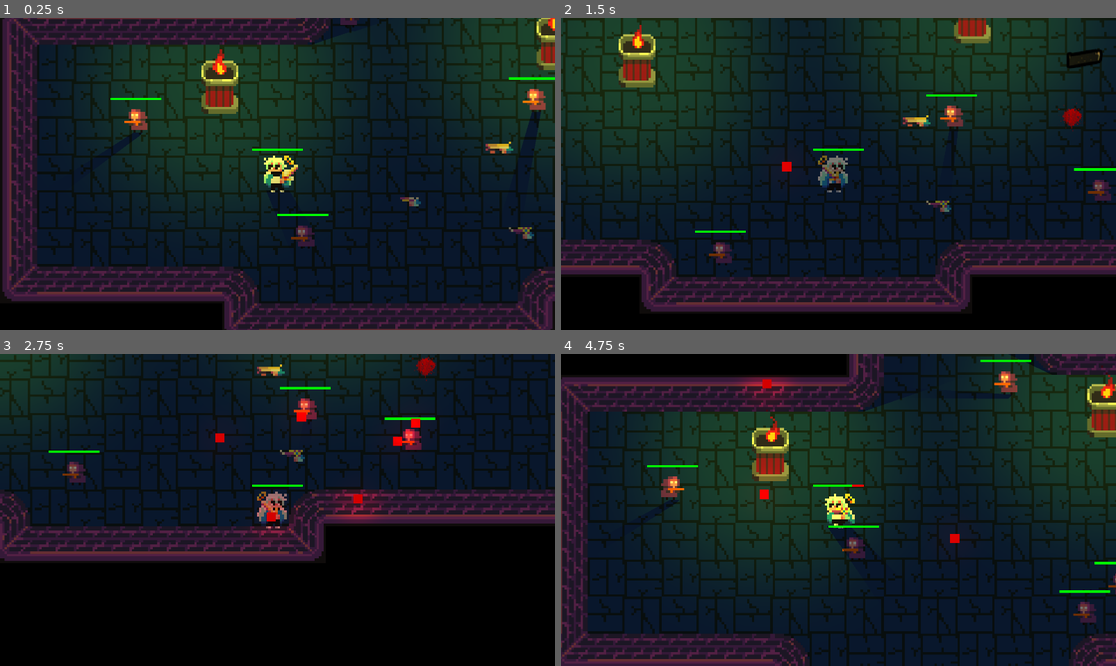
Above: before the commit, frames 1-4 (two rows, left to right).
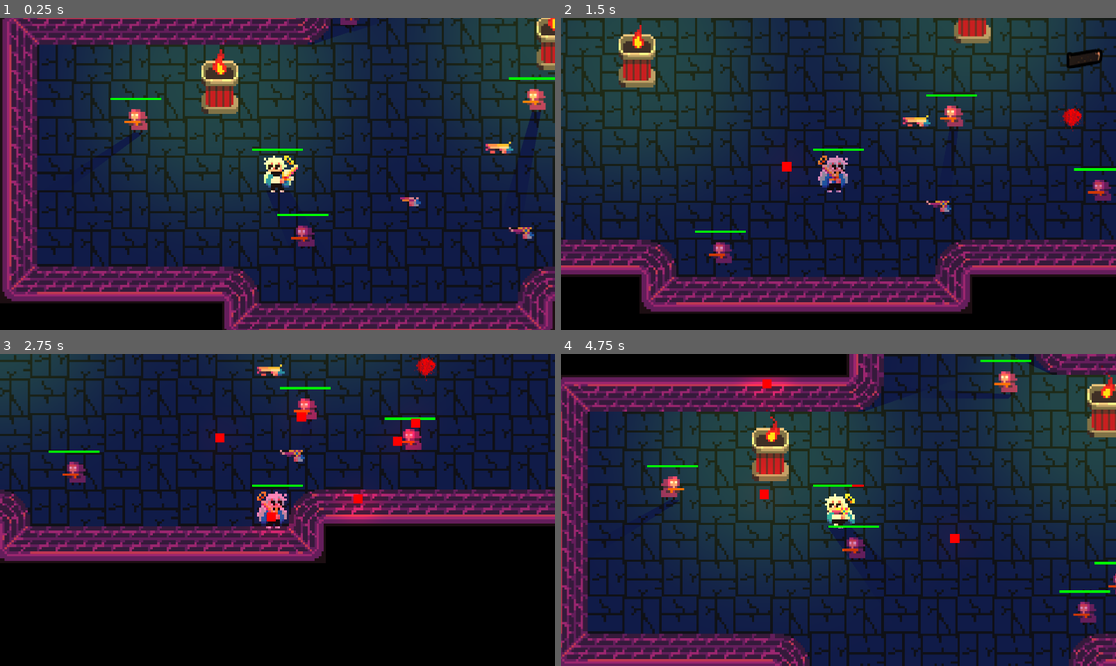
Above: after the commit, the same moments.

Repository: NielsOuvrard/TheShadowOfHeaven
Game: Godot game, scene res://Scenes/game.tscn
Two runs of this game, one before a commit and one after it. Both use one fixed random seed, a clock stepped at 60 frames per second and the inputs below.
Inputs (mouse positions are in pixels of both pictures, inside the frame that each line leads up to):
- Up to frame 1 (0.25 s): no input
- Up to frame 2 (1.5 s): move the mouse to (960, 158) at 0.52 s; hold Right (move_right) 0.53-1.28 s; hold Q (change_weapon) 0.53-1.28 s; move the mouse to (727, 189) at 1.27 s; hold Down (move_down) from 1.28 s (still down); tap Space (shoot) at 1.35 s
- Up to frame 3 (2.75 s): move the mouse to (333, 441) at 2.02 s; release Down (move_down) at 2.03 s; hold Right (move_right) from 2.03 s (still down); hold Q (change_weapon) from 2.03 s (still down)
- Up to frame 4 (4.75 s): move the mouse to (810, 572) at 2.77 s; release Right (move_right) at 2.78 s; release Q (change_weapon) at 2.78 s; hold Up (move_up) 2.78-3.53 s; tap Space (shoot) at 2.85, 4.35 s; move the mouse to (1005, 556) at 3.52 s; hold Q (change_weapon) 3.53-4.28 s; hold Left (move_left) from 3.53 s (still down); move the mouse to (672, 463) at 4.27 s

The runs differ from the first frame. In frame 1, 76% of the frame differs, in the area x 0-100%, y 0-100%; in frame 2, 69%; in frame 3, 48%; in frame 4, 75%.

Commit message:
data weapons change and color

Diff:
--- a/Scenes/game.tscn
+++ b/Scenes/game.tscn
@@ -10,7 +10,7 @@
 [node name="Game" type="Node2D"]
 
 [node name="CanvasModulate" type="CanvasModulate" parent="."]
-color = Color(0.43712, 0.43712, 0.43712, 1)
+color = Color(0.82503, 0.519048, 0.715841, 1)
 
 [node name="ColorRect" type="ColorRect" parent="."]
 offset_left = -1000.0
--- a/Scripts/data.gd
+++ b/Scripts/data.gd
@@ -49,7 +49,7 @@
 		"cooldown_shot": 0.5,
 		"cooldown_reload": 1.5,
 		"ammo_max": 2,
-		"damage": 40
+		"damage": 99
 	},
 	Weapons.RAYGUN: {
 		"name": "raygun", # maybe a charge, and need to wait to shoot again
@@ -57,7 +57,7 @@
 		"cooldown_shot": 0.1,
 		"cooldown_reload": 0.4,
 		"ammo_max": 10,
-		"damage": 50
+		"damage": 40
 	}
 }
 
